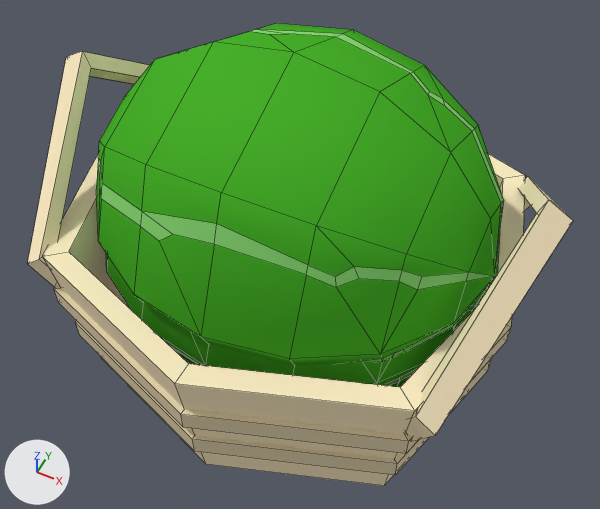
The Blender file crops/crops/crops.blend: old version first, new version second.
Both versions are drawn from a 50 mm lens placed at (0.596, -1.166, 1.401), pointed at (0.036, -0.045, 0.0). Arrows for +X, +Y and +Z are at lower left; the lights stay in place. Mesh edges are drawn as thin lines.
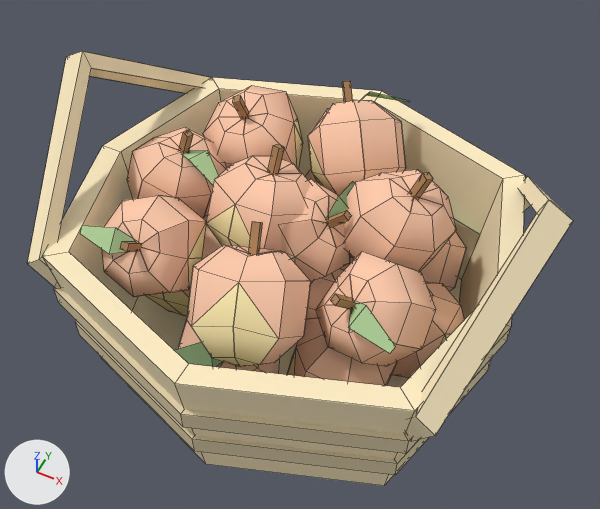
Commit message: Add peach crop

What the commit changed:
Material 'peachTreeWood' (mat_peachtreewood) is new.
Its base color is (0.42, 0.239, 0.118) (brown #ad8660).
Material 'peachTreePeach1' (mat_peachtreepeach1) is new.
Its base color is (1.0, 0.835, 0.443) (beige #ffecb2).
Material 'peachTreeLeaves' (mat_peachtreeleaves) is new.
Its base color is (0.463, 0.667, 0.344) (green #b5d59e).
Material 'peachTreePeach' (mat_peachtreepeach) is new.
Its base color is (1.0, 0.604, 0.422) (beige #ffccae).
Mesh me_cube_439 is new.
It has 100 vertices, 52 faces and spans x -0.099..0.139, y -0.097..0.134, z -0.099..0.139.
Faces by material slot: [36, 4, 6, 6].
It uses material mat_peachtreepeach (beige #ffccae).
It uses material mat_peachtreeleaves (green #b5d59e).
It uses material mat_peachtreewood (brown #ad8660).
It uses material mat_peachtreepeach1 (beige #ffecb2).
Mesh me_cube_030 is new.
It has 734 vertices, 394 faces and spans x -0.394..0.427, y -0.389..0.394, z -0.102..0.225.
Faces by material slot: [288, 10, 48, 48].
It uses material mat_peachtreepeach (beige #ffccae).
It uses material mat_peachtreeleaves (green #b5d59e).
It uses material mat_peachtreewood (brown #ad8660).
It uses material mat_peachtreepeach1 (beige #ffecb2).
Mesh me_cube_031 is new.
It has 734 vertices, 394 faces and spans x -0.385..0.427, y -0.389..0.41, z -0.102..0.198.
Faces by material slot: [288, 10, 48, 48].
It uses material mat_peachtreepeach (beige #ffccae).
It uses material mat_peachtreeleaves (green #b5d59e).
It uses material mat_peachtreewood (brown #ad8660).
It uses material mat_peachtreepeach1 (beige #ffecb2).
Object 'Sphere.001' (ob_sphere_001) is now hidden.
Object 'Sphere' (ob_sphere) is now hidden.
Object 'peach' (ob_peach) is new; it shows me_cube_439.
Its location is (0.0, 0.0, 0.0).
Object 'peach.001' (ob_peach_001) is new; it shows me_cube_030.
Its location is (0.0, 0.0, -0.19).
Object 'peach.002' (ob_peach_002) is new; it shows me_cube_031.
Its location is (-0.01, 0.02, 0.02).
Its rotation in degrees is (0, 0, -180).

Location of each change, [x1, y1, x2, y2] in pixels of the pictures (600 x 509 px):
'Sphere', hidden (green)
    before: [96, 23, 504, 366]
'peach.002', added (beige)
    after: [80, 81, 456, 367]
    faces in mat_peachtreepeach (beige #ffccae): [102, 86, 456, 366]
    faces in mat_peachtreepeach1 (beige #ffecb2): [188, 119, 337, 367]
    faces in mat_peachtreeleaves (green #b5d59e): [80, 92, 410, 353]
    faces in mat_peachtreewood (brown #ad8660): [120, 81, 433, 310]
'peach.001', added (brown)
    after: [145, 169, 477, 386]
    faces in mat_peachtreepeach (beige #ffccae): [178, 169, 466, 386]
    faces in mat_peachtreepeach1 (beige #ffecb2): [145, 291, 451, 376]
    faces in mat_peachtreeleaves (green #b5d59e): [174, 218, 477, 367]
'Sphere.001', hidden (green)
    before: [106, 253, 489, 387]
'peach', added (brown)
    after: [281, 179, 354, 281]
    faces in mat_peachtreepeach (beige #ffccae): [281, 179, 350, 281]
    faces in mat_peachtreeleaves (green #b5d59e): [327, 182, 354, 218]
    faces in mat_peachtreewood (brown #ad8660): [325, 210, 351, 228]
